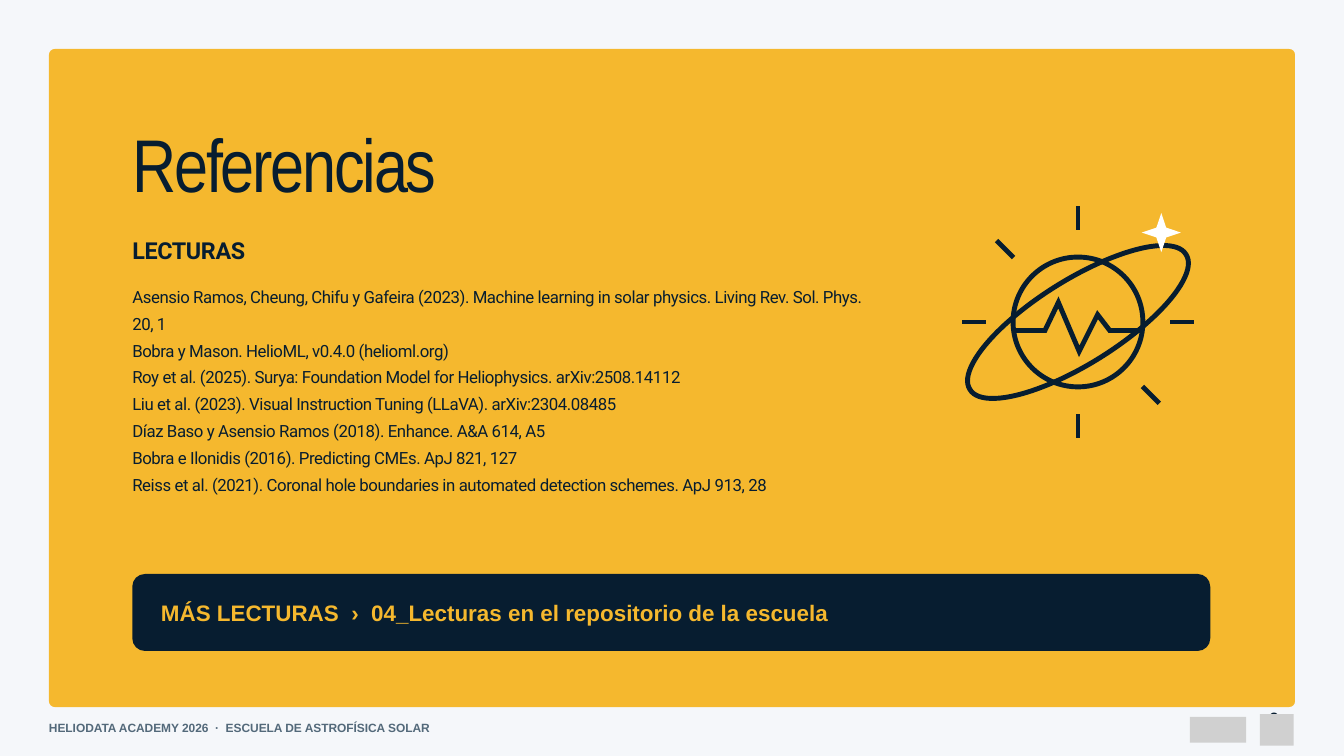
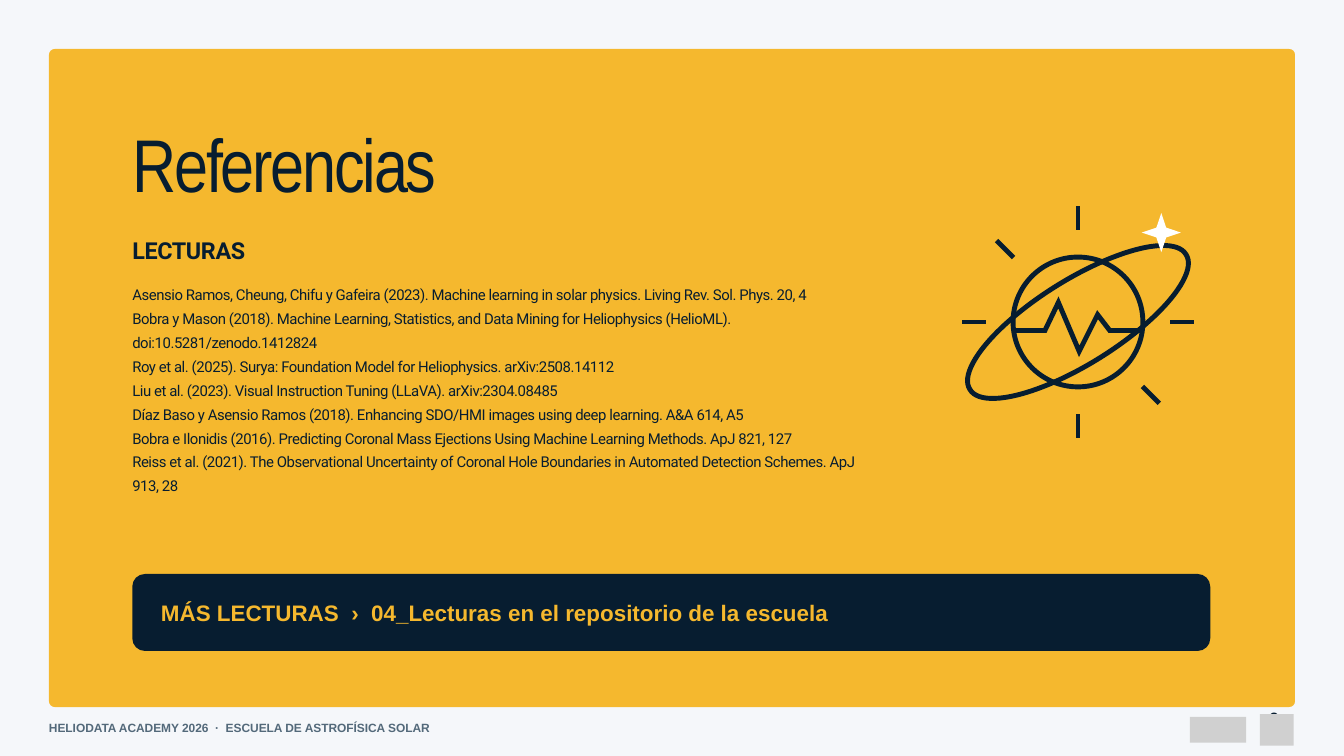
Before and after one commit to Group-of-Solar-Astrophysics/Escuela-Astrofisica-Solar-2026, a slide deck: slide 28 of 01_Material_por_expositor/Juan_Esteban_Agudelo_Ortiz/01_Presentacion/Machine_Learning_aplicado_al_Sol_Escuela_2026.pptx. Drawn at 1344x756 pixels with LibreOffice and Linux fonts; fonts in the diff are those of the drawing; grey boxes stand for pictures. Boxes give left, top, right and bottom in pixels: in the first picture for what was removed or moved away, otherwise in the second. Text is boxed around its words. In the diff, an @@ line names an element or a change of style, - is before the commit and + after.

```diff
--- a/01_Material_por_expositor/Juan_Esteban_Agudelo_Ortiz/01_Presentacion/Machine_Learning_aplicado_al_Sol_Escuela_2026.pptx
+++ b/01_Material_por_expositor/Juan_Esteban_Agudelo_Ortiz/01_Presentacion/Machine_Learning_aplicado_al_Sol_Escuela_2026.pptx
@@ text at (132, 288, 806, 349): text changed; size 18 to 16 pt @@
-Asensio Ramos, Cheung, Chifu y Gafeira (2023). Machine learning in solar physics. Living Rev. Sol. Phys. 20, 1
-Bobra y Mason. HelioML, v0.4.0 (helioml.org)
+Asensio Ramos, Cheung, Chifu y Gafeira (2023). Machine learning in solar physics. Living Rev. Sol. Phys. 20, 4
+Bobra y Mason (2018). Machine Learning, Statistics, and Data Mining for Heliophysics (HelioML). doi:10.5281/zenodo.1412824
@@ text at (132, 360, 614, 399): size 18 to 16 pt in "Roy et al. (2025). Surya: Foundation Model ...", "Liu et al. (2023). Visual Instruction Tuning ..."; line spacing 28.8pt to 25.6pt @@
@@ text at (132, 408, 855, 493): text changed; size 18 to 16 pt @@
-Díaz Baso y Asensio Ramos (2018). Enhance. A&A 614, A5
-Bobra e Ilonidis (2016). Predicting CMEs. ApJ 821, 127
-Reiss et al. (2021). Coronal hole boundaries in automated detection schemes. ApJ 913, 28
+Díaz Baso y Asensio Ramos (2018). Enhancing SDO/HMI images using deep learning. A&A 614, A5
+Bobra e Ilonidis (2016). Predicting Coronal Mass Ejections Using Machine Learning Methods. ApJ 821, 127
+Reiss et al. (2021). The Observational Uncertainty of Coronal Hole Boundaries in Automated Detection Schemes. ApJ 913, 28
```
Also in this commit, not shown: 1 other slide changed, 3 other files.
